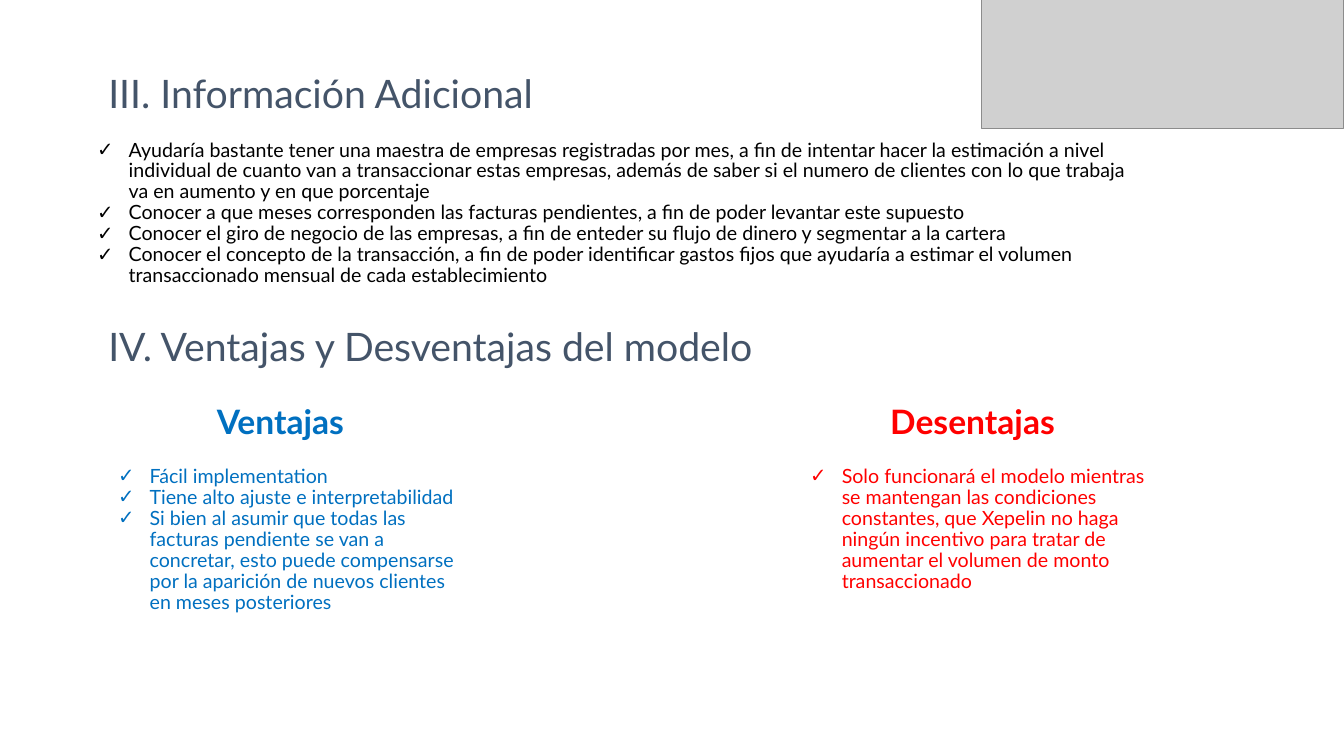
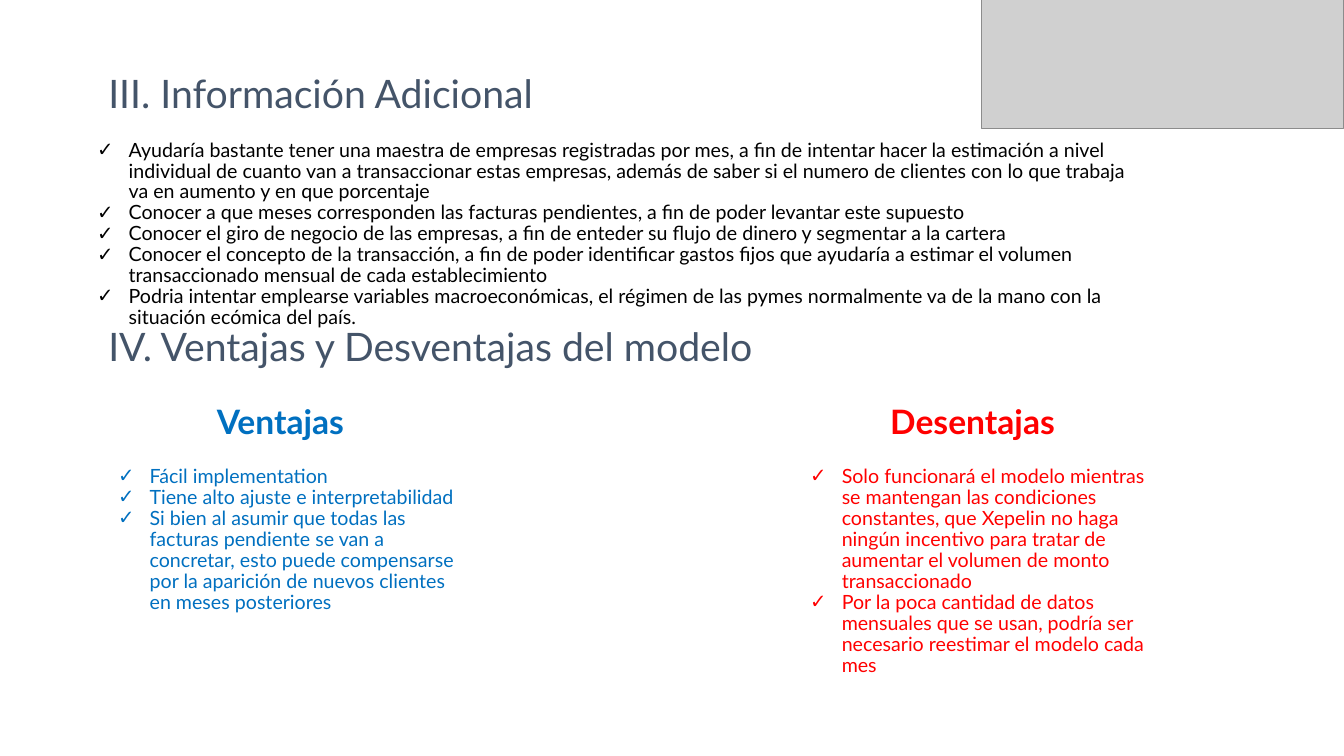
Before and after one commit to Itzmy94/Xepelin, a slide deck: slide 7 of Resultados.pptx. Drawn at 1344x756 pixels with LibreOffice and Linux fonts; fonts in the diff are those of the drawing; grey boxes stand for pictures. Boxes give left, top, right and bottom in pixels: in the first picture for what was removed or moved away, otherwise in the second. Text is boxed around its words. In the diff, an @@ line names an element or a change of style, - is before the commit and + after.

```diff
--- a/Resultados.pptx
+++ b/Resultados.pptx
@@ text at (129, 288, 1101, 328): paragraph added @@
+✓ Podria intentar emplearse variables macroeconómicas, el régimen de las pymes normalmente va de la mano con la situación ecómica del país.
@@ text at (842, 594, 1144, 672): paragraph added @@
+✓ Por la poca cantidad de datos mensuales que se usan, podría ser necesario reestimar el modelo cada mes
```
